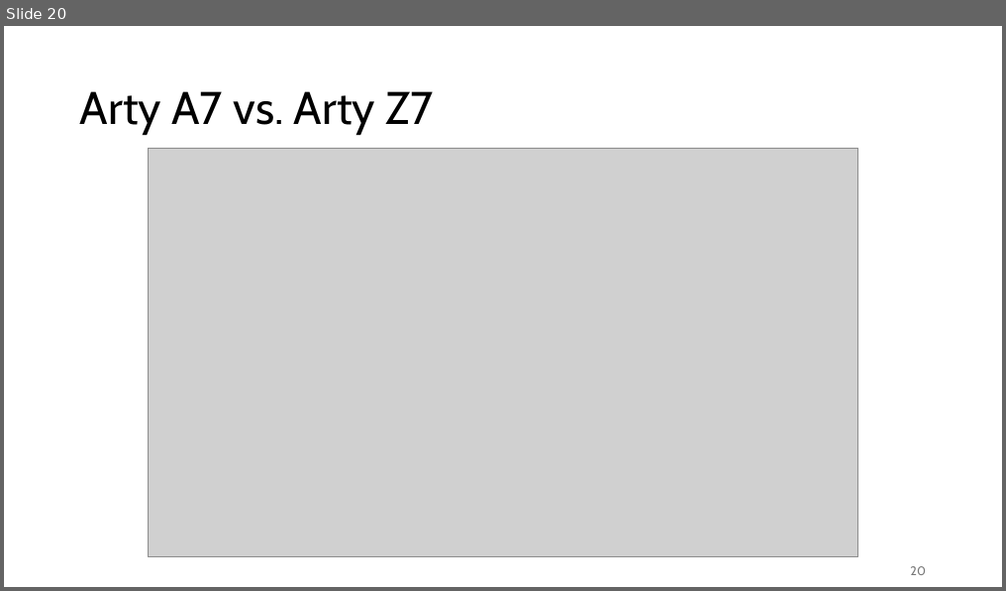
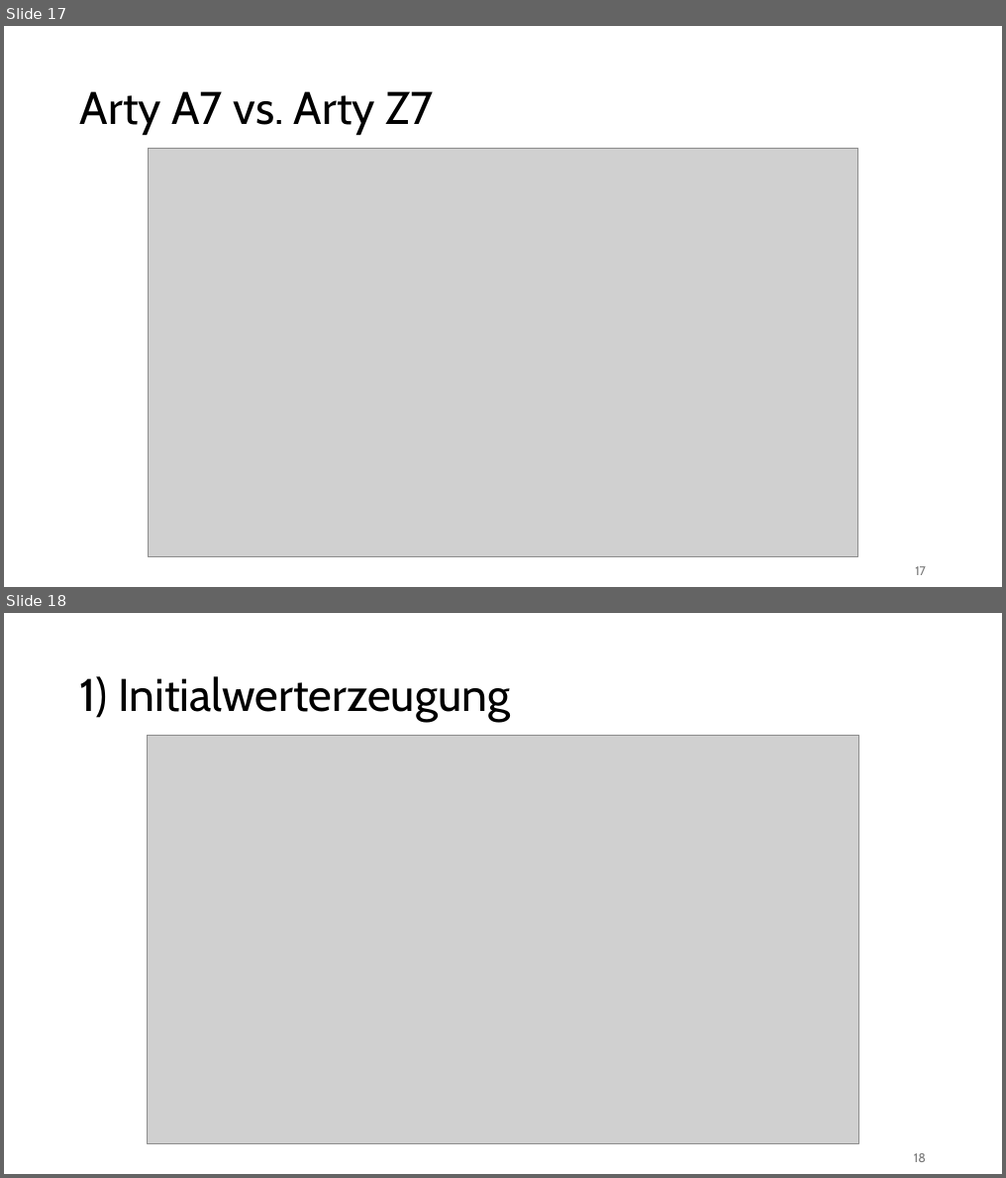
Before and after one commit to Preunicom/FractalCore, a slide deck: docs/Endpraesentation/DAPI_FractalCore_Endpraesentation.pptx. Shown one above the other, each under a label of ours: slide 20 before the commit, slides 17 and 18 after it. The pictures are 1006x591 and 1006x1178 pixels, drawn with LibreOffice and Linux fonts; fonts in the diff are those of the drawing; grey boxes stand for pictures. Boxes give left, top, right and bottom in pixels: in the first picture for what was removed or moved away, otherwise in the second. Text is boxed around its words. In the diff, an @@ line names an element or a change of style, - is before the commit and + after.

```diff
--- a/docs/Endpraesentation/DAPI_FractalCore_Endpraesentation.pptx
+++ b/docs/Endpraesentation/DAPI_FractalCore_Endpraesentation.pptx
@@ slide 18 added at box(4, 613, 1002, 1174), background #FFFFFF @@
@@ title added at box(80, 676, 510, 722), 44 pt, text #000000 @@
+1) Initialwerterzeugung
@@ picture added at box(147, 735, 859, 1145) @@
@@ page number added at box(914, 1154, 926, 1162), 12 pt, text #797979 @@
+18
@@ what was slide 20 is now slide 17 @@
@@ page number at box(915, 567, 926, 575): text changed @@
-20
+17
```
Also in this commit, not shown: 2 slides changed, 4 other slides added, 4 other files.
